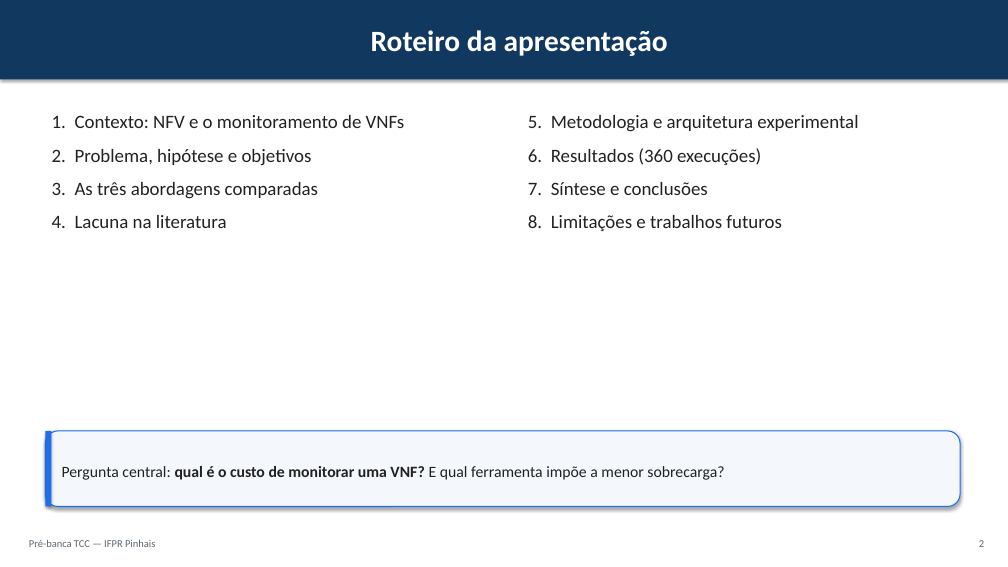
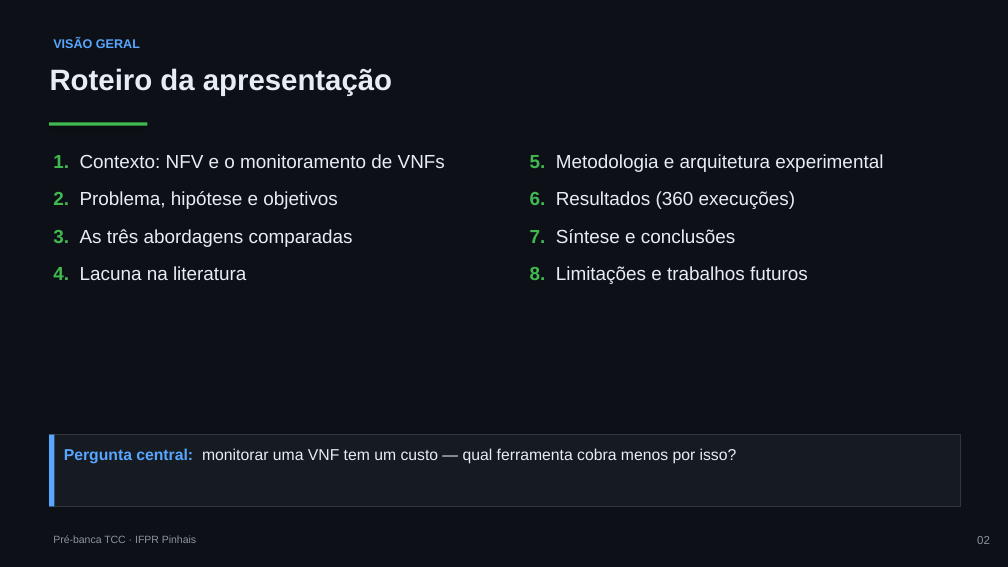
Before and after one commit to joaopedroplinta/vnf-monitoring-benchmark, a slide deck: slide 2 of docs/apresentacao/apresentacao_tcc.pptx. Drawn at 1008x567 pixels with LibreOffice and Linux fonts; fonts in the diff are those of the drawing. Boxes give left, top, right and bottom in pixels: in the first picture for what was removed or moved away, otherwise in the second. Text is boxed around its words. In the diff, an @@ line names an element or a change of style, - is before the commit and + after.

Commit message:
docs: redesenhar slides da pre-banca com tema escuro
Aplica tema escuro tech (fundo grafite, acentos neon verde/azul/laranja)
no gerador PPTX e no HTML reveal.js. Corrige sobreposicoes trocando a
fonte para Arial e ligando auto-ajuste de texto nas caixas. Aperta
fontes e espacamentos no HTML para o conteudo caber sem corte na altura
fixa do slide.

```diff
--- a/docs/apresentacao/apresentacao_tcc.pptx
+++ b/docs/apresentacao/apresentacao_tcc.pptx
@@ background #FFFFFF to #0D1117 @@
@@ text "Roteiro da apresentação": place and size @@
-text "Roteiro da apresentação" at box(0, 0, 1008, 79)
+text "Roteiro da apresentação" at box(50, 68, 392, 96)
@@ text "Roteiro da apresentação" at box(50, 68, 392, 96): font Calibri to Arial, text colour #FFFFFF to #E6EDF3; alignment centre to left; more space between paragraphs; vertical alignment middle to top; fill #11385F to none; shadow off @@
@@ text added at box(53, 38, 140, 48), 12 pt, text #58A6FF, bold @@
+VISÃO GERAL
@@ text "1. Contexto: NFV e o ...": place and size @@
-text "1. Contexto: NFV e o ..." at box(52, 115, 405, 228)
+text "1. Contexto: NFV e o ..." at box(53, 154, 445, 280)
@@ text "1. Contexto: NFV e o ..." at box(53, 154, 445, 280): font Calibri to Arial, text colour #222222 to #E6EDF3; text colour #222222 to #3FB950, bold on in "1.", "2.", "3.", "4."; more space between paragraphs @@
@@ rectangle added at box(49, 123, 147, 126), fill #3FB950 @@
@@ text "5. Metodologia e arquitetura experimental": place and size @@
-text "5. Metodologia e arquitetura experimental" at box(528, 115, 858, 231)
+text "5. Metodologia e arquitetura experimental" at box(530, 154, 883, 284)
@@ text "5. Metodologia e arquitetura experimental" at box(530, 154, 883, 284): font Calibri to Arial, text colour #222222 to #E6EDF3; text colour #222222 to #3FB950, bold on in "5.", "6.", "7.", "8."; more space between paragraphs @@
@@ rectangle: place and size @@
-rectangle at box(45, 431, 51, 507)
+rectangle at box(49, 435, 54, 507)
@@ rectangle at box(49, 435, 54, 507): fill #1F6FEB to #58A6FF; shadow off @@
@@ rectangle "Pergunta central: monitorar uma VNF ...": place and size @@
-rectangle "Pergunta central: monitorar uma VNF ..." at box(45, 431, 960, 507)
+rectangle "Pergunta central: monitorar uma VNF ..." at box(49, 435, 960, 507)
@@ rectangle "Pergunta central: monitorar uma VNF ..." at box(49, 435, 960, 507): vertical alignment middle to top; rounded rectangle to rectangle; fill #F4F7FB to #161B22; outline #1F6FEB 1 pt to #30363D 0.75 pt; shadow off @@
@@ text in rectangle at box(64, 448, 737, 464): text changed; font Calibri to Arial; text colour #222222 to #E6EDF3 @@
-Pergunta central: qual é o custo de monitorar uma VNF? E qual ferramenta impõe a menor sobrecarga?
+Pergunta central: monitorar uma VNF tem um custo — qual ferramenta cobra menos por isso?
@@ text at box(53, 535, 196, 543): text changed; font Calibri to Arial; text colour #5B6770 to #8B949E @@
-Pré-banca TCC — IFPR Pinhais
+Pré-banca TCC · IFPR Pinhais
@@ text added at box(977, 536, 990, 544), 11 pt, text #8B949E @@
+02
@@ text removed at box(979, 540, 984, 547) @@
-2
```
Also in this commit, not shown: 18 other slides changed, 2 other files.
